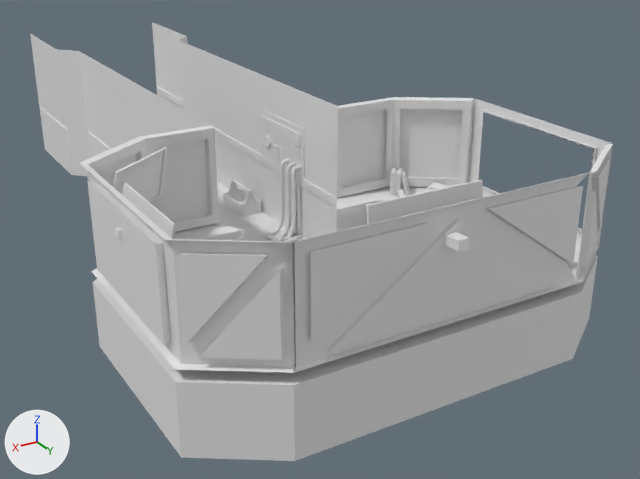
The FBX model IntergalecticHandyman/Assets/3D/Elliotblockout/Spaceship_Electricalwing_Update.fbx: old version first, new version second.
One viewpoint serves both versions: a 50 mm camera at (6.52, 9.93, 5.2) aimed at (-1.24, -3.02, -1.28). Arrows for +X, +Y and +Z are at lower left; the lights stay in place. Where no turn or scale is listed for an object, it has been applied to the vertices. Vertices at the same position are counted once.

Names of what the first picture shows: 'Cube', 'Cube.007', 'Toolbox', 'chair', 'room', 'screen1', 'toolboxhandle', 'wire1', 'wire2', 'wire3', 'wirebox'.
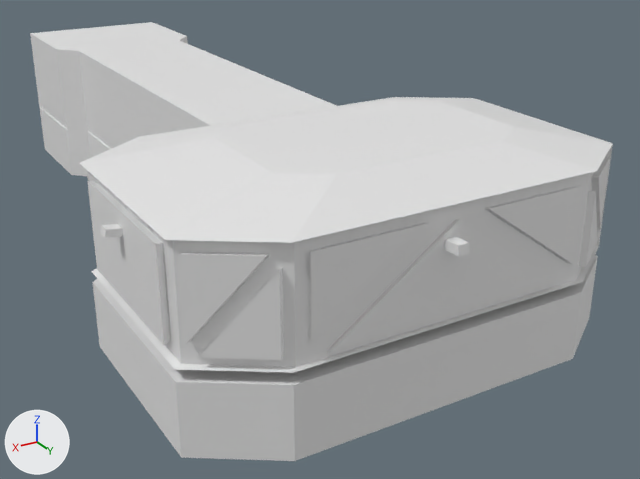
Where the newer file only moved an object's origin or applied its transform, the numbers keep the older frame.

What differs and where, as boxes [x1, y1, x2, y2] in the pictures (640 x 479 px; the box of a moved part takes in the faces that stretch with it):
'Cube', reshaped, turned, rescaled
    before: [115, 183, 176, 239]
    after: [100, 224, 123, 238]
'wire1', deleted
    before: [265, 158, 297, 240]
'wire2', deleted
    before: [271, 162, 303, 241]
'wire3', deleted
    before: [276, 164, 307, 241]
part 1 of me_cube_001, built on
    before: [292, 242, 296, 370]
    after: [30, 22, 613, 279]
part 2 of me_cylinder_003, cut back
    before: [232, 180, 252, 193]
part 4 of me_cube_008, moved or reshaped (not visible afterwards)
    before: [397, 188, 405, 198]
part 5 of me_cube_010, moved or reshaped (not visible afterwards)
    before: [114, 147, 167, 202]
'screen1', unchanged, covered by the edit
    before: [366, 180, 483, 252]
    after: [444, 236, 470, 256]
'wirebox', unchanged, covered by the edit
    before: [260, 108, 305, 178]

What changed in the scene script:
```text
Change me_cylinder_003:
    used by ob_toolboxhandle; parent = ob_toolbox; location = (0.0159, 0.0, 2.673); rotation_euler = (1.571, 0.0, 0.0), in degrees (90, 0, 0); scale = (0.0916, 0.155, 1.05)
    remove me_cylinder_003.from_pydata(...)  # 64 vertices, 34 faces; spans x -1.0..1.0, y -1.0..1.0, z -1.0..1.0
    add me_cylinder_003.from_pydata(...)  # 32 vertices, 18 faces; spans x -1.0..1.0, y -1.0..1.0, z -1.0..1.0
    me_cylinder_003 part 2
    32 vertices are removed from x -0.98..0.98, y -0.98..0.98, z -1.0..1.0
    34 faces are deleted
    18 new faces join them
    me_cylinder_003 part 3: the surface is now shaded smooth
Change me_cube_005:
    used by ob_cube; location = (3.13, 0.0, 0.89); rotation_euler = (0.0, -0.204, 0.0), in degrees (0, -12, 0); scale = (0.0155, 0.846, 0.395)
    remove me_cube_005.from_pydata(...)  # 28 vertices, 26 faces; spans x -1.0..23.7, y -1.0..1.0, z -1.0..1.0
    add me_cube_005.from_pydata(...)  # 28 vertices, 26 faces; spans x -0.9..0.9, y 0.0..0.7, z -0.5..0.5
    me_cube_005 part 6: the whole mesh is rebuilt
Change me_cube_001:
    used by ob_room; location = (0.0, 0.0, 0.0)
    remove me_cube_001.from_pydata(...)  # 223 vertices, 209 faces; spans x -3.43..3.43, y -11.66..2.3, z -1.42..1.42
    add me_cube_001.from_pydata(...)  # 235 vertices, 228 faces; spans x -3.43..3.43, y -11.66..2.3, z -1.42..1.71
    me_cube_001 part 1
    1 face is deleted
    12 vertices are added at x -2.08..1.78, y -1.22..1.37, z 1.7..1.71
    20 new faces join them
Change me_cube_010:
    used by ob_cube_007; location = (2.58, -1.63, 0.93); rotation_euler = (0.0, -0.204, -0.96), in degrees (0, -12, -55); scale = (0.0155, 0.617, 0.395)
    remove me_cube_010.from_pydata(...)  # 32 vertices, 30 faces; spans x -1.0..34.1, y -1.0..1.0, z -1.0..1.0
    add me_cube_010.from_pydata(...)  # 28 vertices, 26 faces; spans x -0.9..0.9, y 0.0..0.7, z -0.5..0.5
    me_cube_010 part 5: the whole mesh is rebuilt
Change me_cube_008:
    used by ob_chair; location = (-1.93, -0.87, -0.65); rotation_euler = (-3.142, 0.0, -0.485), in degrees (-180, 0, -28); scale = (0.39, 0.39, 0.0272)
    remove me_cube_008.from_pydata(...)  # 214 vertices, 156 faces; spans x -1.1..1.1, y -1.1..1.1, z -28.9..28.0
    add me_cube_008.from_pydata(...)  # 214 vertices, 180 faces; spans x -0.4..0.4, y -0.4..0.4, z -0.8..0.8
    me_cube_008 part 4: 214 vertices removed from x -1.1..1.1, y -1.1..1.1, z -28.9..28.0; 214 vertices added at x -0.4..0.4, y -0.4..0.4, z -0.8..0.8
Change ob_cube:
    ob_cube.rotation_euler: (0.0, -0.204, 0.0) -> (0.204, -0.000274, -1.569)  # degrees (0, -12, 0) -> degrees (12, 0, -90)
    ob_cube.scale: (0.0155, 0.846, 0.395) -> (0.993, 0.756, 0.756)
Remove ob_wire2:
    ob_wire2 = bpy.data.objects.new('wire2', me_cylinder)
    ob_wire2.location = (-1.12, -3.73, 0.0)
Remove ob_wire3:
    ob_wire3 = bpy.data.objects.new('wire3', me_cylinder_001)
    ob_wire3.location = (-1.12, -3.56, 0.0)
Remove ob_wire1:
    ob_wire1 = bpy.data.objects.new('wire1', me_cylinder_002)
    ob_wire1.location = (-1.12, -3.98, 0.0)
```
